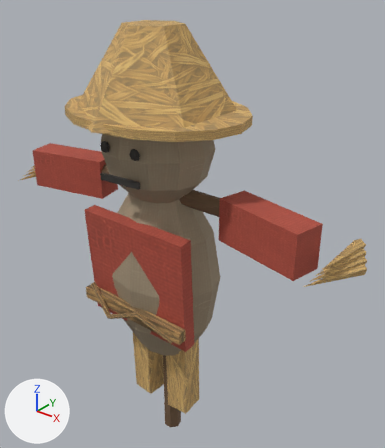
What one commit did to the Blender file assets/blender/living-scarecrow.blend.
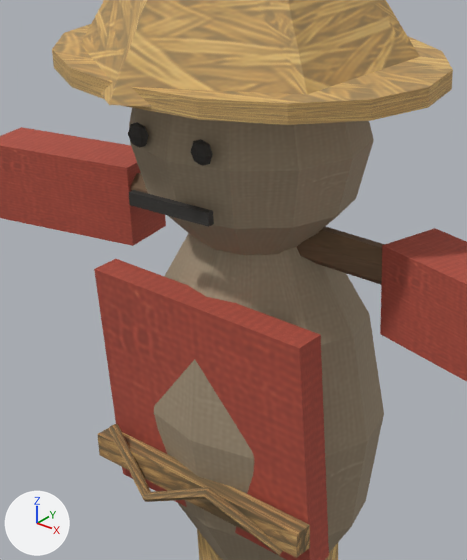
Old and new are each drawn whole from a camera (50 mm lens) standing at (1.431, -1.616, 1.263) and looking at (0.093, 0.057, 0.227) and again close up on the part from 10% to 67% of the width and 19% to 77% of the height. Arrows for +X, +Y and +Z are at lower left; the lights stay in place. The first two pictures are the older version.

The first close-up shows 'living-scarecrow_merged_mesh'.
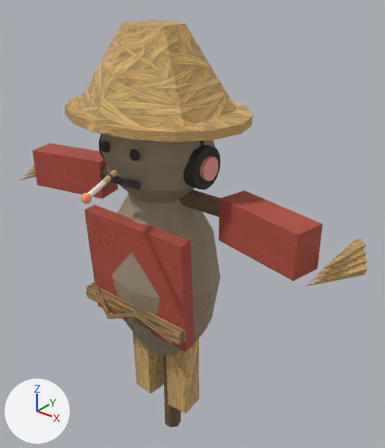
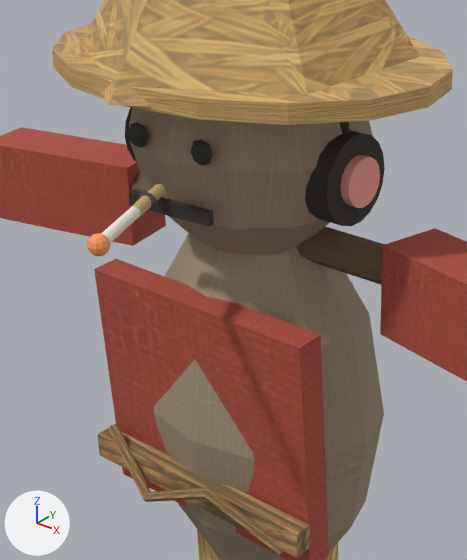
Location of each change, (x1, y1, x2, y2) in pixels of the close-ups (467 x 560 px):
'mferland_accessory_living-scarecrow_headphone_right_cup', added
    after: (305, 131, 385, 226)
'mferland_accessory_living-scarecrow_headphone_right_accent', added
    after: (341, 155, 380, 208)
'mferland_accessory_living-scarecrow_cigarette_paper', added
    after: (102, 207, 140, 243)
'mferland_accessory_living-scarecrow_cigarette_ember', added (orange)
    after: (87, 233, 111, 256)
'mferland_accessory_living-scarecrow_cigarette_filter', added
    after: (129, 184, 166, 219)
'mferland_accessory_living-scarecrow_headphone_left_cup', added (mostly hidden)
    after: (125, 107, 137, 162)
'mferland_accessory_living-scarecrow_cigarette_mouth_plug', added
    after: (138, 192, 157, 209)
'mferland_accessory_living-scarecrow_headphone_top_band', added (mostly hidden)
    after: (340, 122, 350, 134)

Diff of the bpy script that builds the scene:
```diff
--- a/assets/blender/living-scarecrow.blend.py
+++ b/assets/blender/living-scarecrow.blend.py
@@ ob_mferland_accessory_living_scarecrow_cigarette_ember @@
+ob_mferland_accessory_living_scarecrow_cigarette_ember = bpy.data.objects.new('mferland_accessory_living-scarecrow_cigarette_ember', me_mferland_accessory_living_scarecrow_cigarette_ember_mesh)  # a UV sphere (10 segments, 6 rings, poles along z) spanning x -0.0181..0.0181, y -0.019..0.019, z -0.019..0.019; in mat_mferland_accessory_ember (orange #ffa062)
+ob_mferland_accessory_living_scarecrow_cigarette_ember.location = (0.085, -0.518, 0.54)
@@ ob_mferland_accessory_living_scarecrow_cigarette_paper @@
+ob_mferland_accessory_living_scarecrow_cigarette_paper = bpy.data.objects.new('mferland_accessory_living-scarecrow_cigarette_paper', me_mferland_accessory_living_scarecrow_cigarette_paper_mesh)  # a 12-sided cylinder along z spanning x -0.011..0.011, y -0.011..0.011, z -0.07..0.07; in mat_mferland_accessory_paper (white #fcf8ee)
+ob_mferland_accessory_living_scarecrow_cigarette_paper.location = (0.053, -0.449, 0.54)
+ob_mferland_accessory_living_scarecrow_cigarette_paper.rotation_euler = (1.571, 0.0, 0.423)  # degrees (90, 0, 24)
@@ ob_mferland_accessory_living_scarecrow_cigarette_filter @@
+ob_mferland_accessory_living_scarecrow_cigarette_filter = bpy.data.objects.new('mferland_accessory_living-scarecrow_cigarette_filter', me_mferland_accessory_living_scarecrow_cigarette_filter_mesh)  # a 12-sided cylinder along z spanning x -0.0119..0.0119, y -0.0119..0.0119, z -0.0575..0.0575; in mat_mferland_accessory_filter (beige #dbb781)
+ob_mferland_accessory_living_scarecrow_cigarette_filter.location = (0.001, -0.332, 0.54)
+ob_mferland_accessory_living_scarecrow_cigarette_filter.rotation_euler = (1.571, 0.0, 0.423)  # degrees (90, 0, 24)
@@ ob_mferland_accessory_living_scarecrow_cigarette_mouth_plug @@
+ob_mferland_accessory_living_scarecrow_cigarette_mouth_plug = bpy.data.objects.new('mferland_accessory_living-scarecrow_cigarette_mouth_plug', me_mferland_accessory_living_scarecrow_cigarette_mouth_plug_mesh)  # a UV sphere (12 segments, 6 rings, poles along z) spanning x -0.0198..0.0198, y -0.0198..0.0198, z -0.0198..0.0198; in mat_mferland_accessory_mouth (brown #514740)
+ob_mferland_accessory_living_scarecrow_cigarette_mouth_plug.location = (0.0, -0.33, 0.54)
+ob_mferland_accessory_living_scarecrow_cigarette_mouth_plug.scale = (1.1, 0.55, 0.75)
@@ ob_mferland_accessory_living_scarecrow_headphone_top_band @@
+ob_mferland_accessory_living_scarecrow_headphone_top_band = bpy.data.objects.new('mferland_accessory_living-scarecrow_headphone_top_band', me_mferland_accessory_living_scarecrow_headphone_top_band_mesh)  # 296 vertices, 288 faces; spans x -0.242..0.242, y -0.072..-0.048, z 0.622..0.854; in mat_mferland_accessory_black (dark grey #35322e)
+ob_mferland_accessory_living_scarecrow_headphone_top_band.location = (0.0, 0.0, 0.0)
@@ ob_mferland_accessory_living_scarecrow_headphone_right_accent @@
+ob_mferland_accessory_living_scarecrow_headphone_right_accent = bpy.data.objects.new('mferland_accessory_living-scarecrow_headphone_right_accent', me_mferland_accessory_living_scarecrow_headphone_right_accent_mesh)  # a 16-sided cylinder along z spanning x -0.0473..0.0473, y -0.0473..0.0473, z -0.009..0.009; in mat_mferland_accessory_red (pink #f2a398)
+ob_mferland_accessory_living_scarecrow_headphone_right_accent.location = (0.269, -0.06, 0.56)
+ob_mferland_accessory_living_scarecrow_headphone_right_accent.rotation_euler = (0.0, 1.571, 0.0)  # degrees (0, 90, 0)
@@ ob_mferland_accessory_living_scarecrow_headphone_right_cup @@
+ob_mferland_accessory_living_scarecrow_headphone_right_cup = bpy.data.objects.new('mferland_accessory_living-scarecrow_headphone_right_cup', me_mferland_accessory_living_scarecrow_headphone_right_cup_mesh)  # an 18-sided cylinder along z spanning x -0.085..0.085, y -0.086..0.086, z -0.03..0.03; in mat_mferland_accessory_black (dark grey #35322e)
+ob_mferland_accessory_living_scarecrow_headphone_right_cup.location = (0.23, -0.06, 0.56)
+ob_mferland_accessory_living_scarecrow_headphone_right_cup.rotation_euler = (0.0, 1.571, 0.0)  # degrees (0, 90, 0)
@@ ob_mferland_accessory_living_scarecrow_headphone_left_cup @@
+ob_mferland_accessory_living_scarecrow_headphone_left_cup = bpy.data.objects.new('mferland_accessory_living-scarecrow_headphone_left_cup', me_mferland_accessory_living_scarecrow_headphone_right_cup_mesh.copy())
+ob_mferland_accessory_living_scarecrow_headphone_left_cup.location = (-0.23, -0.06, 0.56)
+ob_mferland_accessory_living_scarecrow_headphone_left_cup.rotation_euler = (0.0, 1.571, 0.0)  # degrees (0, 90, 0)
```
